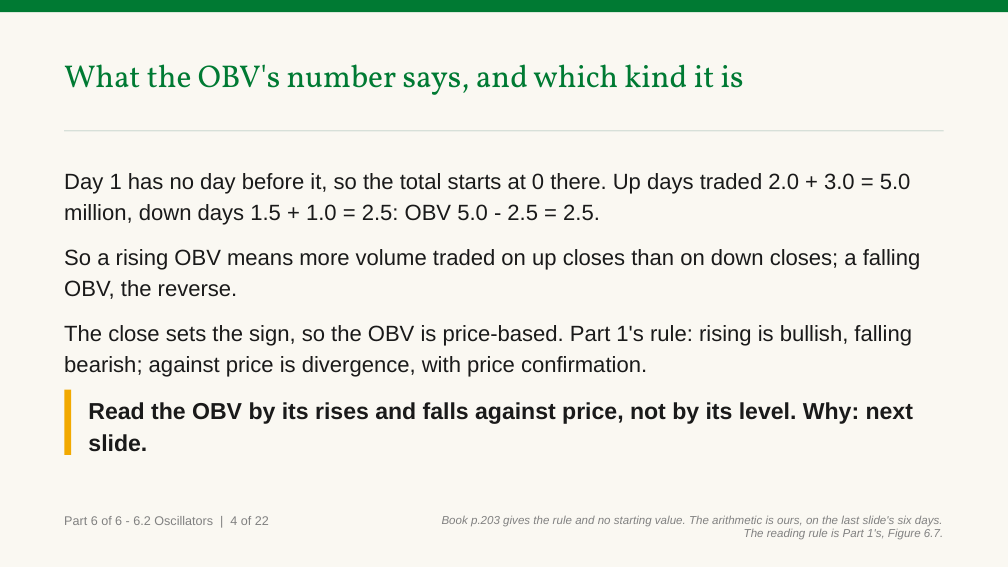
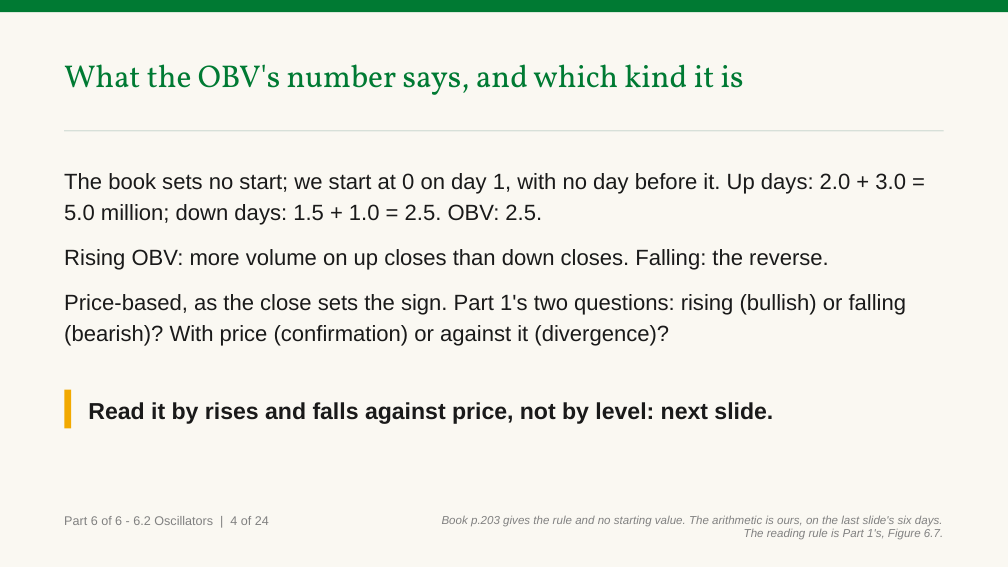
Before and after one commit to benjiesotelo-sudo/Telos_FIN1209, a slide deck: slide 143 of chapter-06/FIN1209-Chapter-06.pptx. Drawn at 1008x567 pixels with LibreOffice and Linux fonts; fonts in the diff are those of the drawing. Boxes give left, top, right and bottom in pixels: in the first picture for what was removed or moved away, otherwise in the second. Text is boxed around its words. In the diff, an @@ line names an element or a change of style, - is before the commit and + after.

```diff
--- a/chapter-06/FIN1209-Chapter-06.pptx
+++ b/chapter-06/FIN1209-Chapter-06.pptx
@@ text at (64,173,907,346): text changed @@
-Day 1 has no day before it, so the total starts at 0 there. Up days traded 2.0 + 3.0 = 5.0 million, down days 1.5 + 1.0 = 2.5: OBV 5.0 - 2.5 = 2.5.
-So a rising OBV means more volume traded on up closes than on down closes; a falling OBV, the reverse.
-The close sets the sign, so the OBV is price-based. Part 1's rule: rising is bullish, falling bearish; against price is divergence, with price confirmation.
+The book sets no start; we start at 0 on day 1, with no day before it. Up days: 2.0 + 3.0 = 5.0 million; down days: 1.5 + 1.0 = 2.5. OBV: 2.5.
+Rising OBV: more volume on up closes than down closes. Falling: the reverse.
+Price-based, as the close sets the sign. Part 1's two questions: rising (bullish) or falling (bearish)? With price (confirmation) or against it (divergence)?
@@ rectangle: place and size @@
-rectangle at (64,389,71,454)
+rectangle at (64,389,71,428)
@@ text at (88,402,773,424): text changed @@
-Read the OBV by its rises and falls against price, not by its level. Why: next slide.
+Read it by rises and falls against price, not by level: next slide.
@@ text at (64,516,269,525): text changed @@
-Part 6 of 6 - 6.2 Oscillators | 4 of 22
+Part 6 of 6 - 6.2 Oscillators | 4 of 24
```
Also in this commit, not shown: 26 other slides changed, 4 slides added, 3 other files.
